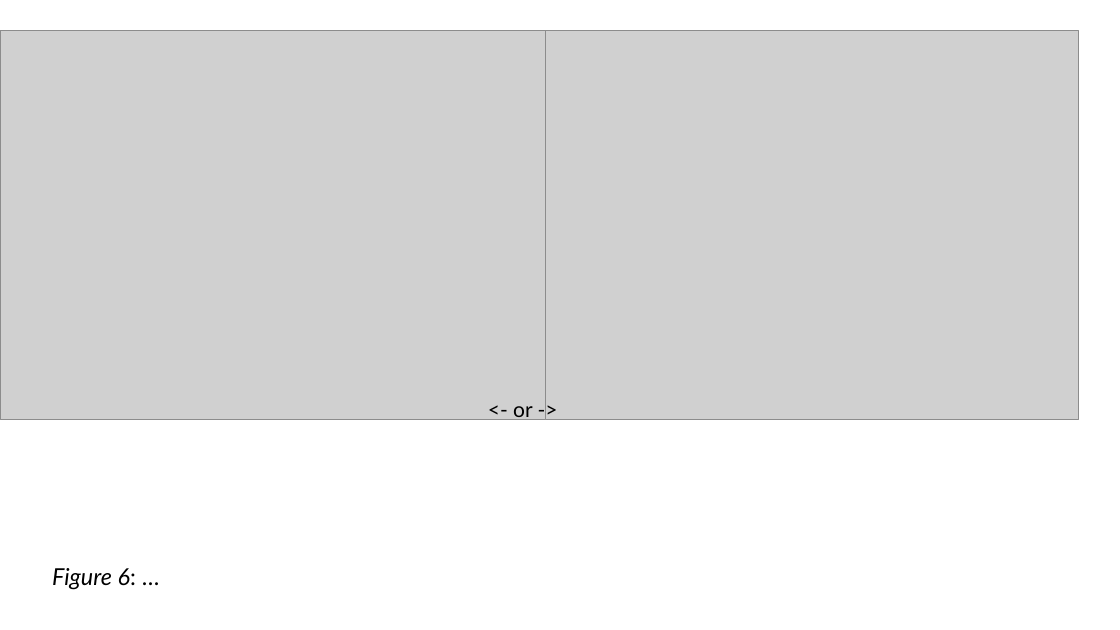
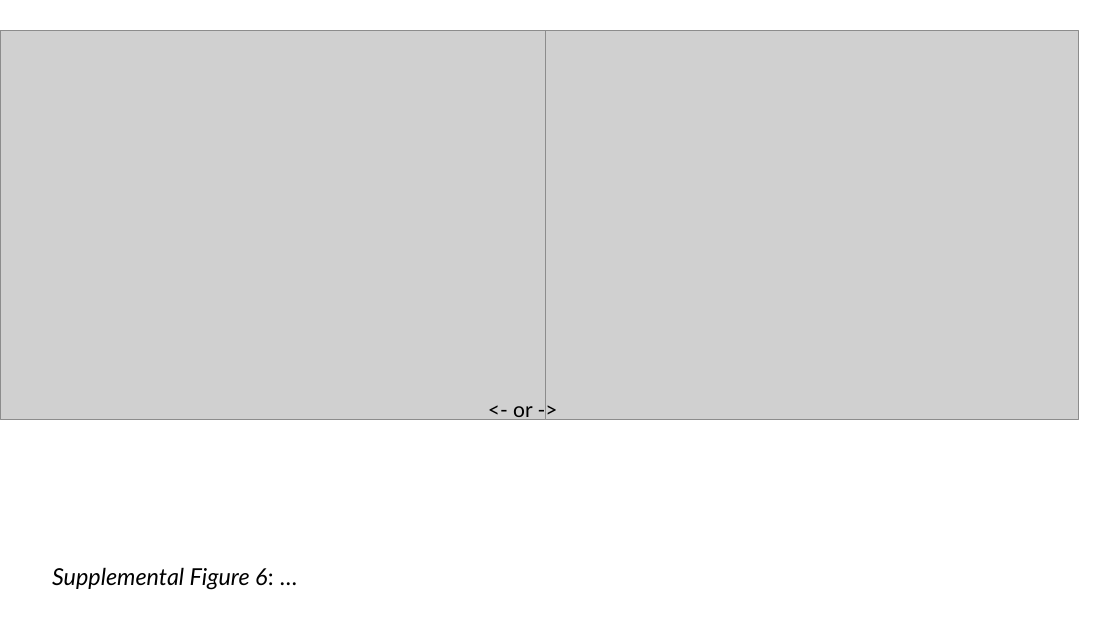
Before and after one commit to LukeABobay/larval-fish-community-analysis, a slide deck: slide 28 of Project Figures and Tables in order.pptx (slide 10 before the commit). Drawn at 1120x630 pixels with LibreOffice and Linux fonts; fonts in the diff are those of the drawing; grey boxes stand for pictures. Boxes give left, top, right and bottom in pixels: in the first picture for what was removed or moved away, otherwise in the second. Text is boxed around its words. In the diff, an @@ line names an element or a change of style, - is before the commit and + after.

Commit message:
Update powerpoint with figures and tables

```diff
--- a/Project Figures and Tables in order.pptx
+++ b/Project Figures and Tables in order.pptx
@@ title at bbox=[52, 567, 273, 590]: text changed @@
-Figure 6: …
+Supplemental Figure 6: …
```
Also in this commit, not shown: 12 other slides changed, 4 slides added.
